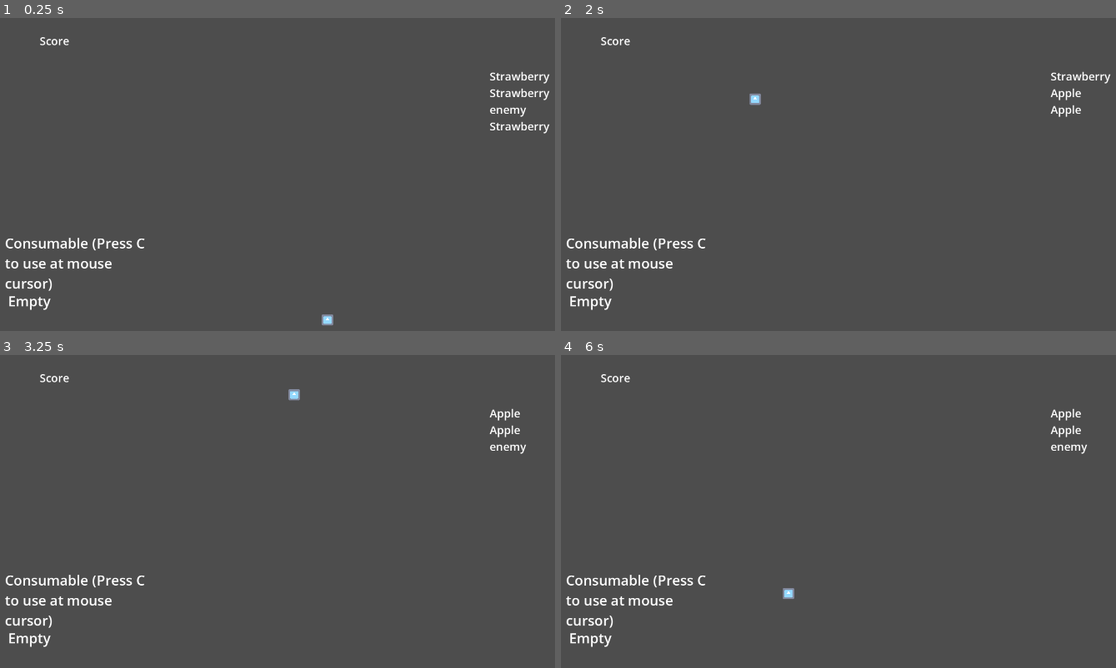
Above: before the commit, frames 1-4 (two rows, left to right).
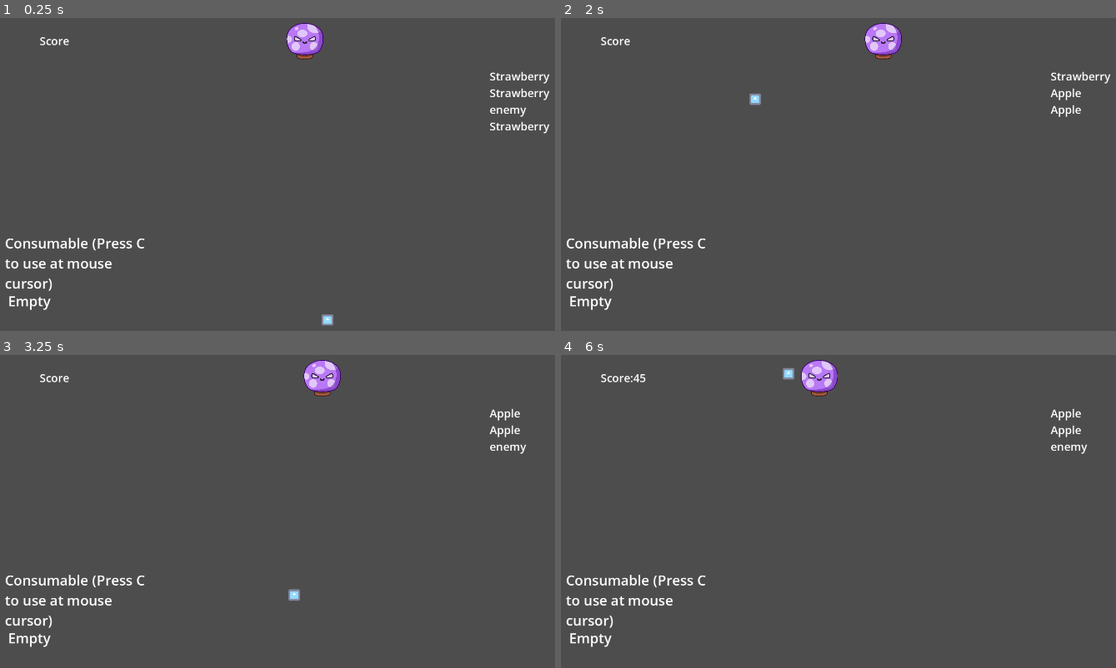
Above: after the commit, the same moments.

Repository: zunda-arrow/suika-game-2
Game: Godot game, scene res://game/Game.tscn
Two runs of this game, one before a commit and one after it. Both use one fixed random seed, a clock stepped at 60 frames per second and the inputs below. The project has no main scene, so this scene is started directly. The engine's default icon, where the game draws it, is replaced by a stand-in: a white triangle on a blue panel in a dark square.
Inputs (mouse positions are in pixels of both pictures, inside the frame that each line leads up to):
- Up to frame 1 (0.25 s): no input
- Up to frame 2 (2 s): tap C at 0.5, 1.25 s; move the mouse to (1032, 174) at 0.52 s; press the mouse at (1032, 174) at 0.53 s; move the mouse to (755, 212) at 1.27 s; release the mouse at (755, 212) at 1.28 s; click (755, 212) at 1.35 s
- Up to frame 3 (3.25 s): tap C at 2, 2.75 s; move the mouse to (394, 448) at 2.02 s; press the mouse at (394, 448) at 2.03 s; move the mouse to (294, 605) at 2.77 s; release the mouse at (294, 605) at 2.78 s; click (294, 605) at 2.85 s
- Up to frame 4 (6 s): tap C at 3.5, 4.25 s; move the mouse to (1088, 586) at 3.52 s; press the mouse at (1088, 586) at 3.53 s; move the mouse to (688, 473) at 4.27 s; release the mouse at (688, 473) at 4.28 s; click (688, 473) at 4.35 s; move the mouse to (921, 530) at 5.02 s; press the mouse at (921, 530) at 5.03 s; move the mouse to (788, 436) at 5.77 s; release the mouse at (788, 436) at 5.78 s; click (788, 436) at 5.85 s

The runs differ from the first frame. In frame 1, 0.6% of the frame differs, in the area x 51-59%, y 1-14%; in frame 2, 0.6%; in frame 3, 0.8%; in frame 4, 0.8%, in the area x 12-50%, y 1-78%.

Commit message:
preview next enemy pos

Diff:
--- a/game/Game.tscn
+++ b/game/Game.tscn
@@ -3,6 +3,7 @@
 [ext_resource type="Script" uid="uid://bhjg3h7jioyjm" path="res://game/game.gd" id="1_fafdd"]
 [ext_resource type="PackedScene" uid="uid://bx50nkr6ly8gl" path="res://game/TurnQueue.tscn" id="2_qdja7"]
 [ext_resource type="Texture2D" uid="uid://b7u5dix5nhiii" path="res://icon.svg" id="3_m71xk"]
+[ext_resource type="Texture2D" uid="uid://2x63rwsh7in0" path="res://assets/shroom.png" id="4_i75et"]
 
 [sub_resource type="RectangleShape2D" id="RectangleShape2D_3ibn1"]
 size = Vector2(775, 26)
@@ -76,3 +77,9 @@
 position = Vector2(9.25, 8.025921)
 scale = Vector2(0.26171875, 0.25821748)
 texture = ExtResource("3_m71xk")
+
+[node name="NextEnemy" type="Sprite2D" parent="." unique_id=2063397246]
+unique_name_in_owner = true
+position = Vector2(-151.80151, -147)
+scale = Vector2(0.26130652, 0.26130652)
+texture = ExtResource("4_i75et")
--- a/game/game.gd
+++ b/game/game.gd
@@ -6,6 +6,7 @@
 var enemies = []
 var turn_queue = []
 var turn_number = 1
+var next_enemy_pos = Vector2(0,0)
 
 var score: int:
 	set(val):
@@ -17,6 +18,7 @@
 var waiting_for_turn_to_end = true
 
 func _ready() -> void:
+	set_next_enemy_pos()
 	for i in range(3):
 		end_turn()
 
@@ -56,15 +58,22 @@
 		if fruit == TurnQueueOptions.Fruit1:
 			b.size = 1
 
-func spawn_enemy():
+func set_next_enemy_pos():
 	var x = randi_range(550, 1200)
 	var y = 100
 
+
+	next_enemy_pos = Vector2(x, y)
+	%NextEnemy.position = next_enemy_pos
+
+
+func spawn_enemy():
 	var b = enemy_ball.instantiate()
 	$Balls.add_child(b)
-	b.position = Vector2(x, y)
+	b.position = next_enemy_pos
 
 	enemies.push_back(b)
+	set_next_enemy_pos()
 
 func on_merge(b, size):
 	if len(enemies) == 0:
